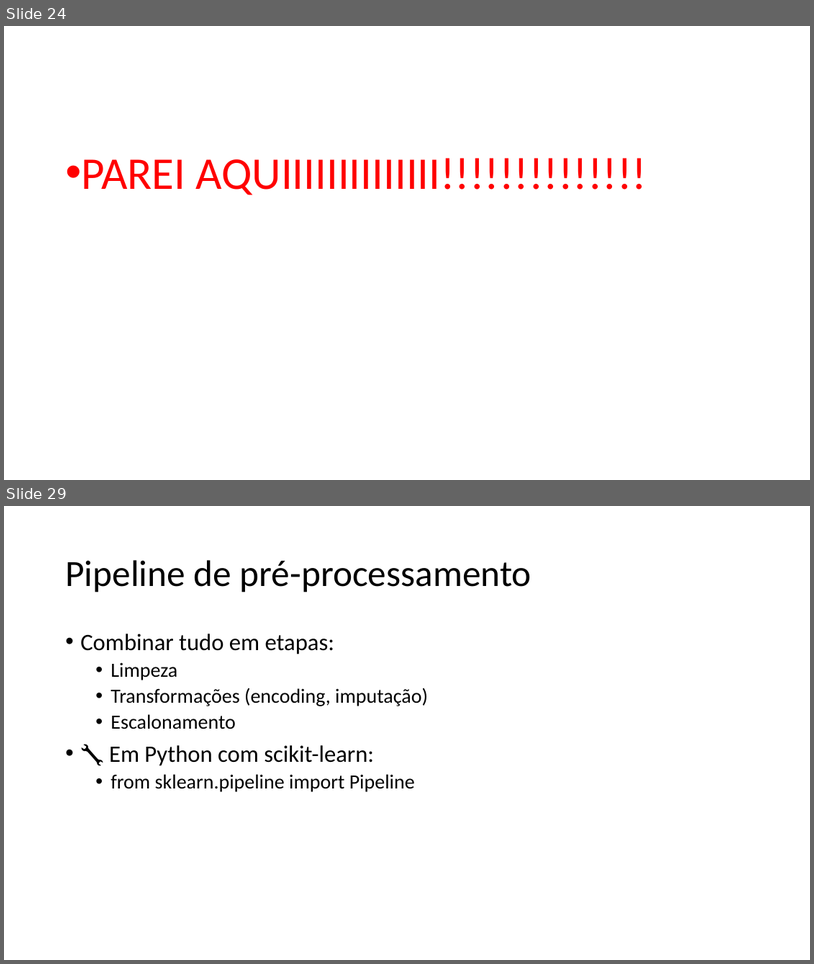
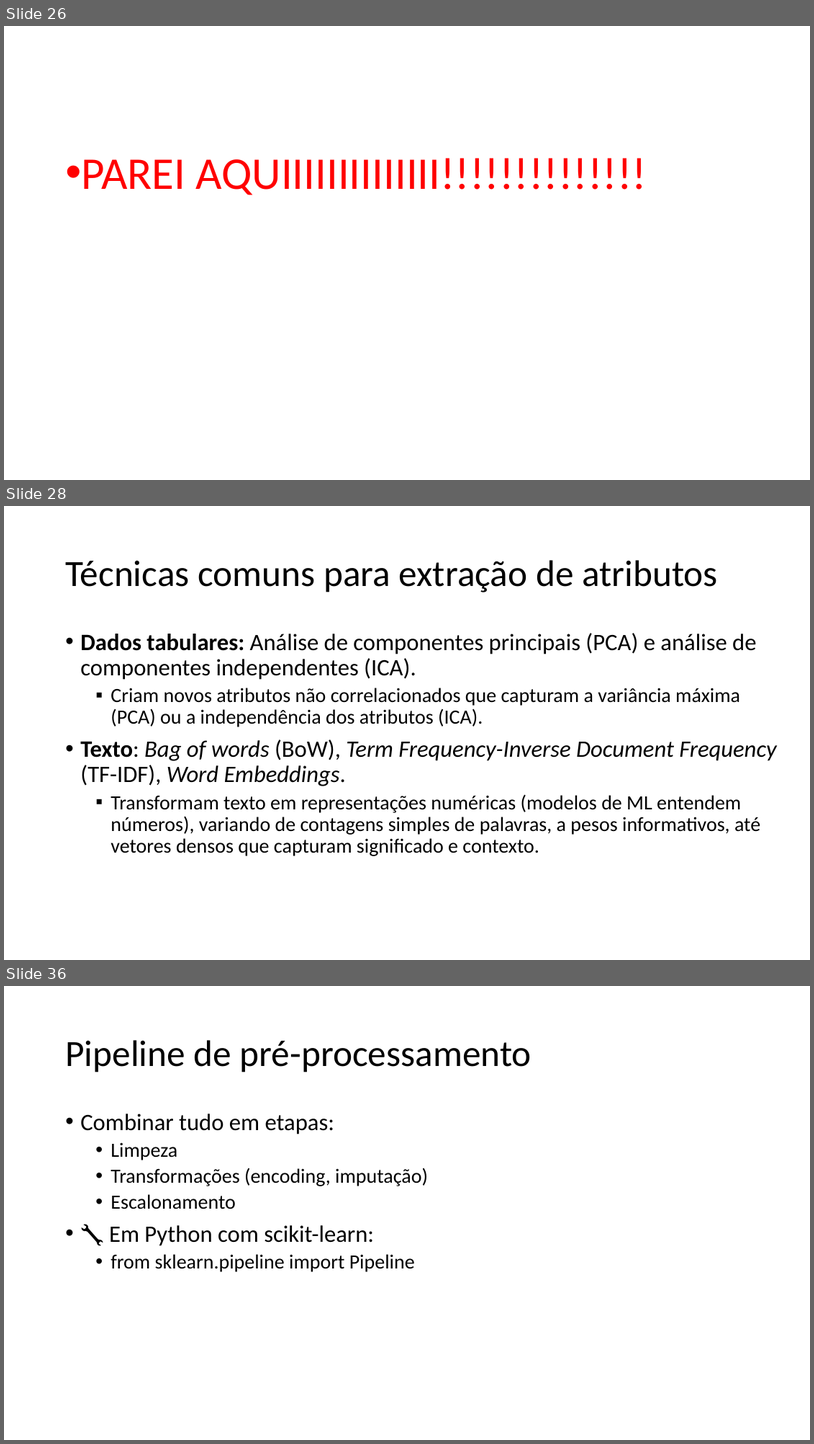
Before and after one commit to zz4fap/c24_inteligencia_artificial, a slide deck: slides/C24_Transformações.pptx. Shown one above the other, each under a label of ours: slides 24 and 29 before the commit, slides 26, 28 and 36 after it; the slides between them are not shown. The pictures are 814x964 and 814x1444 pixels, drawn with LibreOffice and Linux fonts; fonts in the diff are those of the drawing. Boxes give left, top, right and bottom in pixels: in the first picture for what was removed or moved away, otherwise in the second. Text is boxed around its words. In the diff, an @@ line names an element or a change of style, - is before the commit and + after.

```diff
--- a/slides/C24_Transformações.pptx
+++ b/slides/C24_Transformações.pptx
@@ slide 28 added at <box>4,506,810,960</box>, background #FFFFFF @@
@@ title added at <box>65,560,718,592</box>, 44 pt, text #000000 @@
+Técnicas comuns para extração de atributos
@@ text added at <box>80,633,777,856</box>, 24 pt, text #000000 @@
+• Dados tabulares: Análise de componentes principais (PCA) e análise de componentes independentes (ICA).
+  ▪ Criam novos atributos não correlacionados que capturam a variância máxima (PCA) ou a independência dos atributos (ICA).
+• Texto: Bag of words (BoW), Term Frequency-Inverse Document Frequency (TF-IDF), Word Embeddings.
+  ▪ Transformam texto em representações numéricas (modelos de ML entendem números), variando de contagens simples de palavras, a pesos informativos, até vetores densos que capturam significado e contexto.
@@ what was slide 24 is now slide 26 @@
@@ what was slide 29 is now slide 36 @@
```
Also in this commit, not shown: 2 slides changed, 8 other slides added, 2 slides removed.
